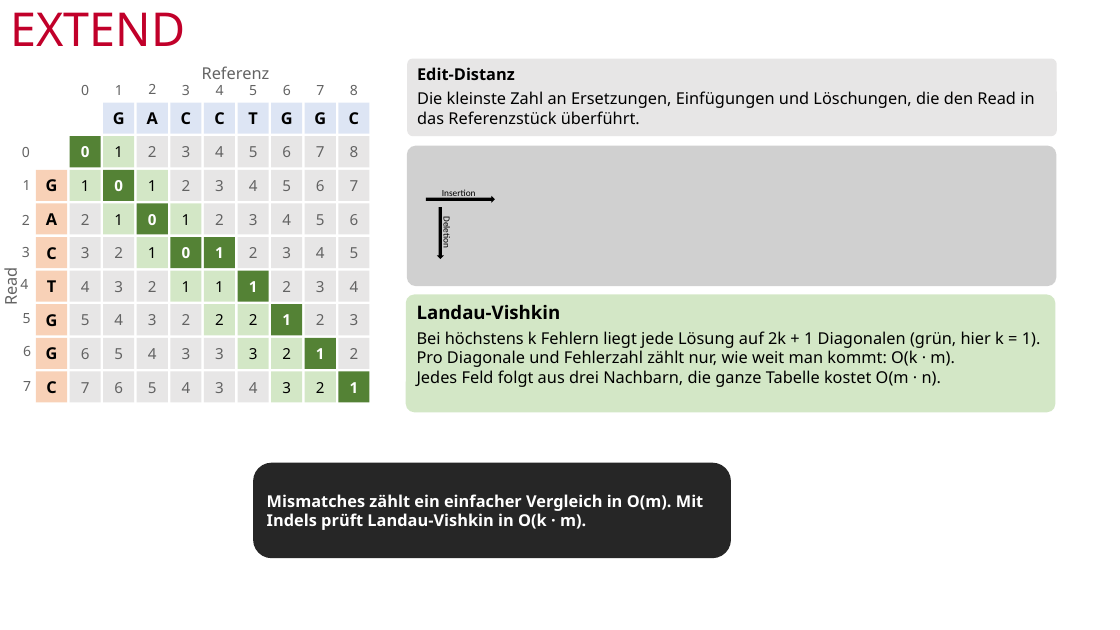
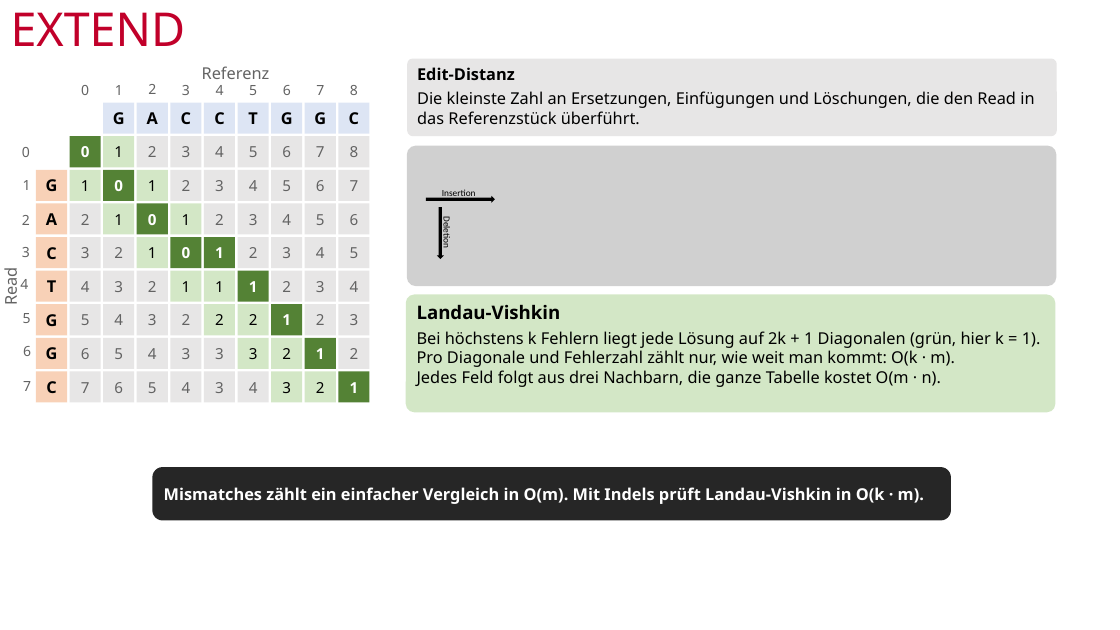
Before and after one commit to mawehl/BigData, a slide deck: slide 10 of CloudBurst_Wehle.pptx. Drawn at 1120x630 pixels with LibreOffice and Linux fonts; fonts in the diff are those of the drawing; grey boxes stand for pictures; background and template pictures are left out. Boxes give left, top, right and bottom in pixels: in the first picture for what was removed or moved away, otherwise in the second. Text is boxed around its words. In the diff, an @@ line names an element or a change of style, - is before the commit and + after.

```diff
--- a/CloudBurst_Wehle.pptx
+++ b/CloudBurst_Wehle.pptx
@@ rounded rectangle "Mismatches zählt ein einfacher Vergleich ...": place and size @@
-rounded rectangle "Mismatches zählt ein einfacher Vergleich ..." at (253,463,731,559)
+rounded rectangle "Mismatches zählt ein einfacher Vergleich ..." at (152,467,951,521)
```
Also in this commit, not shown: 3 other slides changed.
